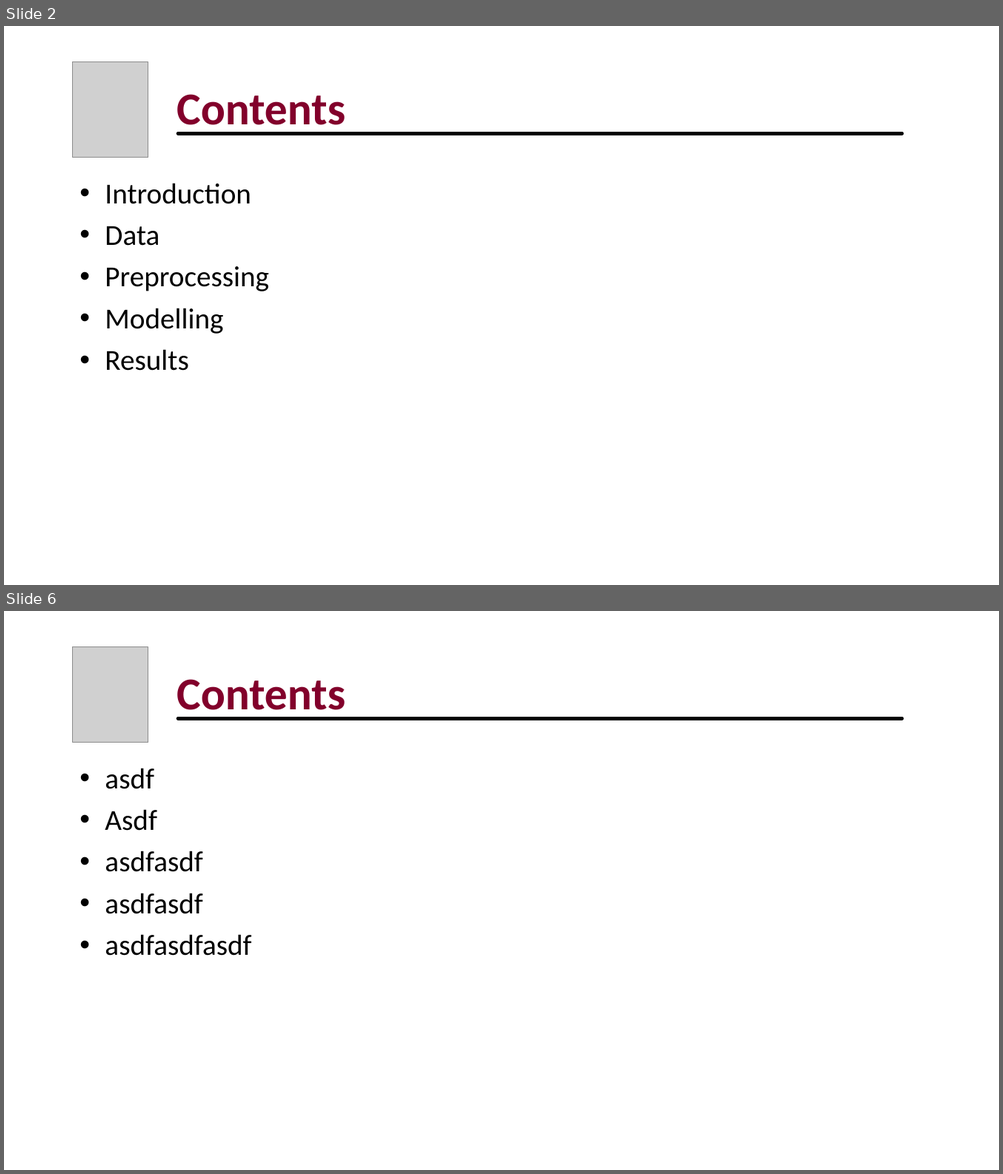
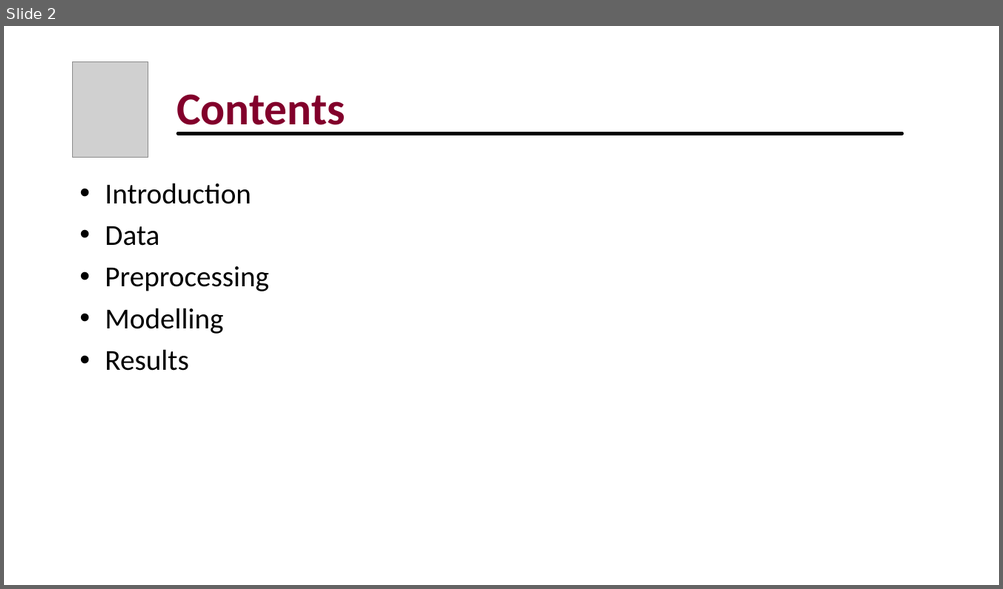
Before and after one commit to jomadata/capstone, a slide deck: Capstone_presentation.pptx. Shown one above the other, each under a label of ours: slides 2 and 6 before the commit, slide 2 after it; the slides between them are not shown. The pictures are 1003x1174 and 1003x589 pixels, drawn with LibreOffice and Linux fonts; fonts in the diff are those of the drawing; grey boxes stand for pictures. Boxes give left, top, right and bottom in pixels: in the first picture for what was removed or moved away, otherwise in the second. Text is boxed around its words. In the diff, an @@ line names an element or a change of style, - is before the commit and + after.

```diff
--- a/Capstone_presentation.pptx
+++ b/Capstone_presentation.pptx
@@ slide 6 removed at (4, 611, 999, 1170), background #FFFFFF @@
@@ picture removed at (73, 647, 149, 743) @@
@@ title removed at (176, 679, 345, 721) @@
-Contents
@@ line removed from (178, 718) to (902, 718) @@
@@ text removed at (105, 768, 251, 956) @@
-• asdf
-• Asdf
-• asdfasdf
-• asdfasdf
-• asdfasdfasdf
```
Also in this commit, not shown: 2 slides changed, 9 slides added, 4 other slides removed, 2 other files.
